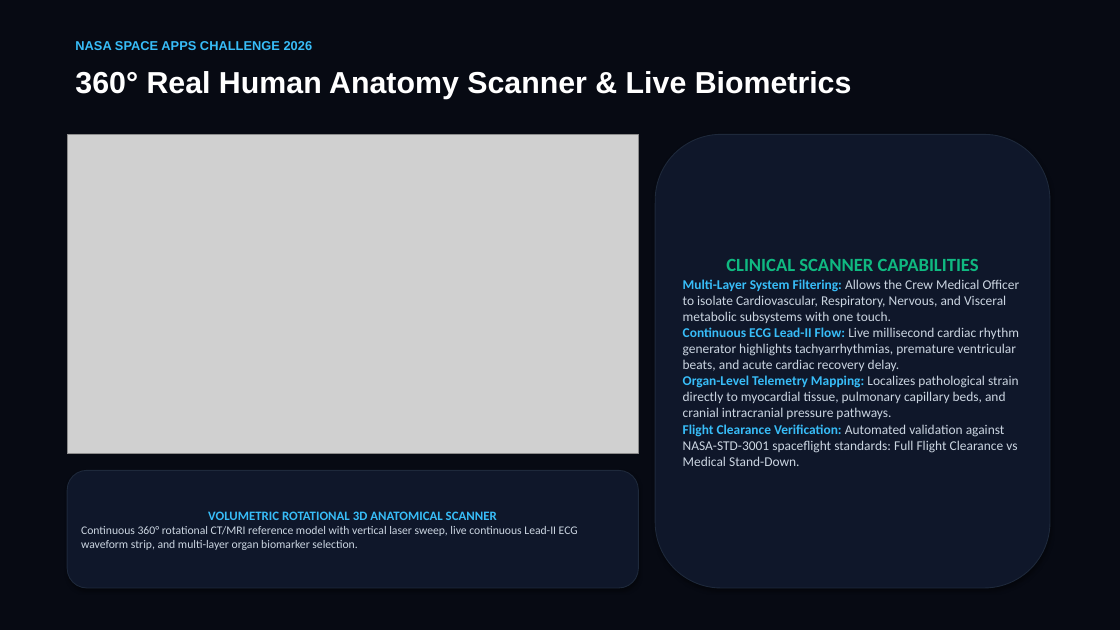
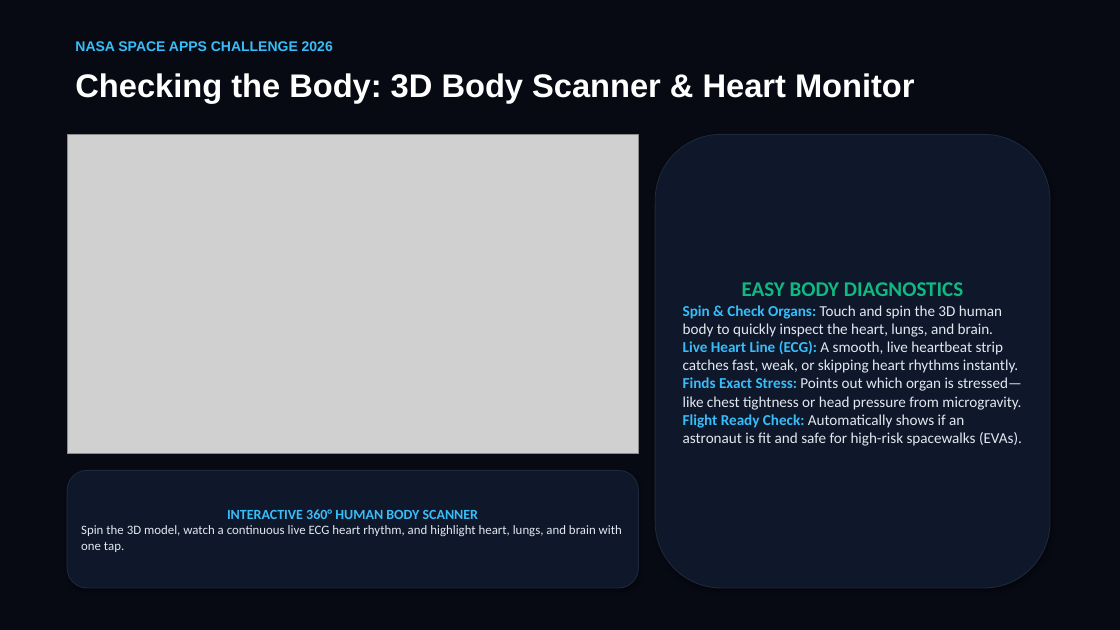
Before and after one commit to Muntazir-Haider/nase-space-app-hackaton, a slide deck: slide 5 of Mission_Sentinel_NASA_Pitch_Deck.pptx. Drawn at 1120x630 pixels with LibreOffice and Linux fonts; fonts in the diff are those of the drawing; grey boxes stand for pictures. Boxes give left, top, right and bottom in pixels: in the first picture for what was removed or moved away, otherwise in the second. Text is boxed around its words. In the diff, an @@ line names an element or a change of style, - is before the commit and + after.

Commit message:
refactor(presentation): simplify slide wording and enlarge fonts for rapid judging readability

```diff
--- a/Mission_Sentinel_NASA_Pitch_Deck.pptx
+++ b/Mission_Sentinel_NASA_Pitch_Deck.pptx
@@ text "NASA SPACE APPS CHALLENGE 2026" at (x1=75, y1=41, x2=333, y2=51): size 11 to 12 pt @@
@@ text at (x1=75, y1=73, x2=915, y2=103): text changed; size 26 to 28 pt @@
-360° Real Human Anatomy Scanner & Live Biometrics
+Checking the Body: 3D Body Scanner & Heart Monitor
@@ text in rounded rectangle at (x1=683, y1=282, x2=1022, y2=446): text changed; size 11.5 to 13 pt; text colour #CBD5E1 to #E2E8F0 @@
-CLINICAL SCANNER CAPABILITIES
-Multi-Layer System Filtering: Allows the Crew Medical Officer to isolate Cardiovascular, Respiratory, Nervous, and Visceral metabolic subsystems with one touch.
-Continuous ECG Lead-II Flow: Live millisecond cardiac rhythm generator highlights tachyarrhythmias, premature ventricular beats, and acute cardiac recovery delay.
-Organ-Level Telemetry Mapping: Localizes pathological strain directly to myocardial tissue, pulmonary capillary beds, and cranial intracranial pressure pathways.
-Flight Clearance Verification: Automated validation against NASA-STD-3001 spaceflight standards: Full Flight Clearance vs Medical Stand-Down.
+EASY BODY DIAGNOSTICS
+Spin & Check Organs: Touch and spin the 3D human body to quickly inspect the heart, lungs, and brain.
+Live Heart Line (ECG): A smooth, live heartbeat strip catches fast, weak, or skipping heart rhythms instantly.
+Finds Exact Stress: Points out which organ is stressed—like chest tightness or head pressure from microgravity.
+Flight Ready Check: Automatically shows if an astronaut is fit and safe for high-risk spacewalks (EVAs).
@@ text in rounded rectangle at (x1=81, y1=509, x2=622, y2=552): text changed; size 10 to 11 pt; text colour #CBD5E1 to #E2E8F0 @@
-VOLUMETRIC ROTATIONAL 3D ANATOMICAL SCANNER
-Continuous 360° rotational CT/MRI reference model with vertical laser sweep, live continuous Lead-II ECG waveform strip, and multi-layer organ biomarker selection.
+INTERACTIVE 360° HUMAN BODY SCANNER
+Spin the 3D model, watch a continuous live ECG heart rhythm, and highlight heart, lungs, and brain with one tap.
```
Also in this commit, not shown: 6 other slides changed, 1 other file.
